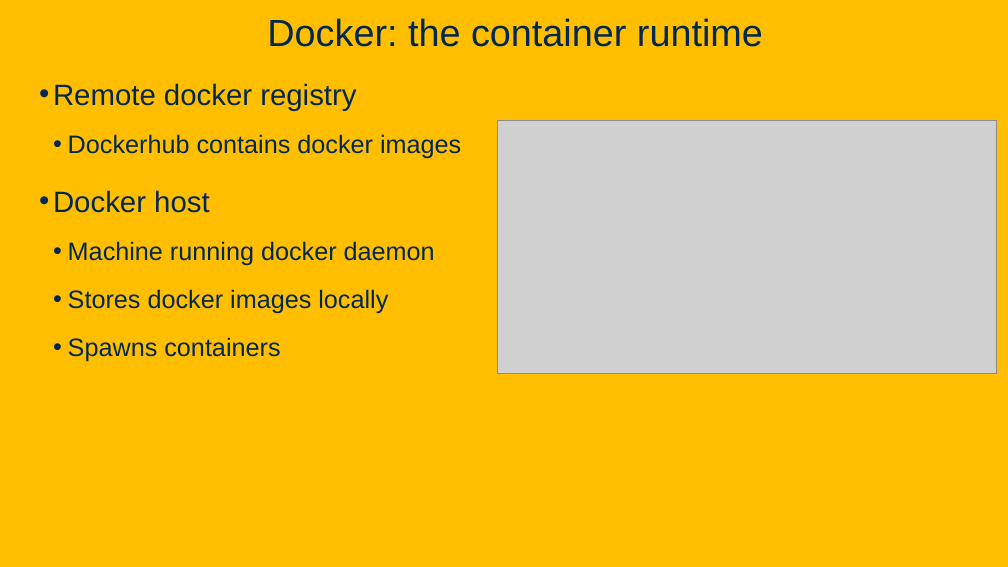
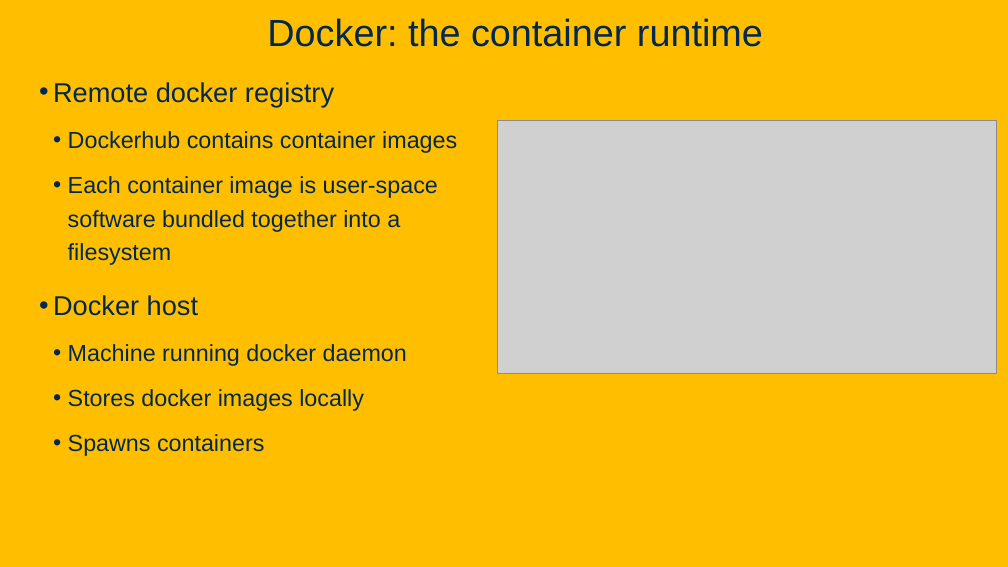
Before and after one commit to davsec-teaching/W26_ECS_160, a slide deck: slide 16 of slides/Kubernetes.pptx (slide 14 before the commit). Drawn at 1008x567 pixels with LibreOffice and Linux fonts; fonts in the diff are those of the drawing; grey boxes stand for pictures; background and template pictures are left out. Boxes give left, top, right and bottom in pixels: in the first picture for what was removed or moved away, otherwise in the second. Text is boxed around its words. In the diff, an @@ line names an element or a change of style, - is before the commit and + after.

Commit message:
nits in Kubernetes slides, WIP software testing

```diff
--- a/slides/Kubernetes.pptx
+++ b/slides/Kubernetes.pptx
@@ text at [53, 82, 407, 456]: size 28 to 25.9 pt in "Remote docker registry", "Docker host"; size 24 to 22.2 pt in "Machine running docker daemon", "Stores docker images locally", "Spawns containers" @@
@@ text at [68, 131, 457, 265]: text changed; size 24 to 22.2 pt @@
-  • Dockerhub contains docker images
+  • Dockerhub contains container images
+  • Each container image is user-space software bundled together into a filesystem
```
Also in this commit, not shown: 16 other slides changed, 7 slides added, 1 slide removed, 1 other file.
